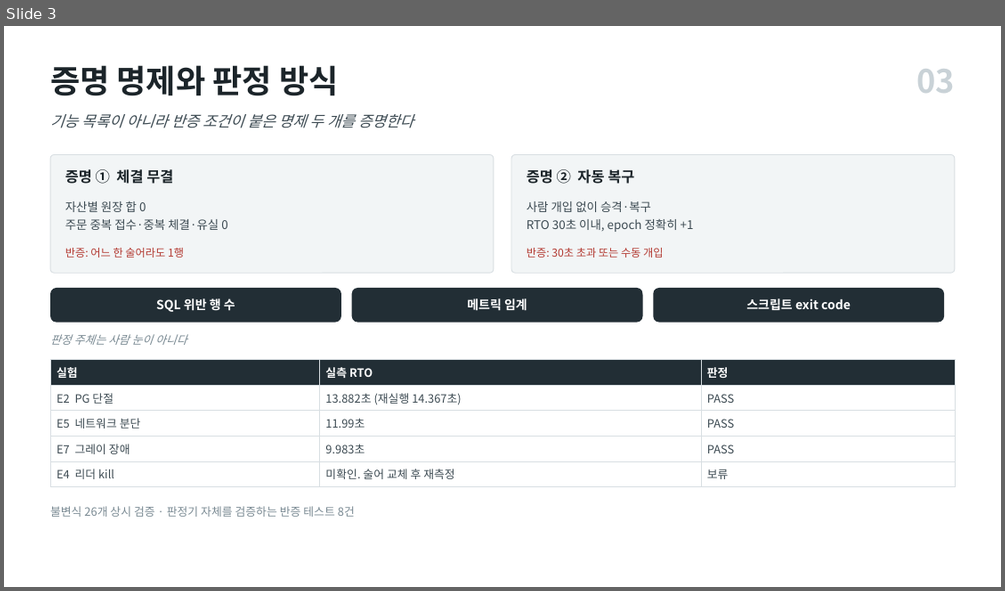
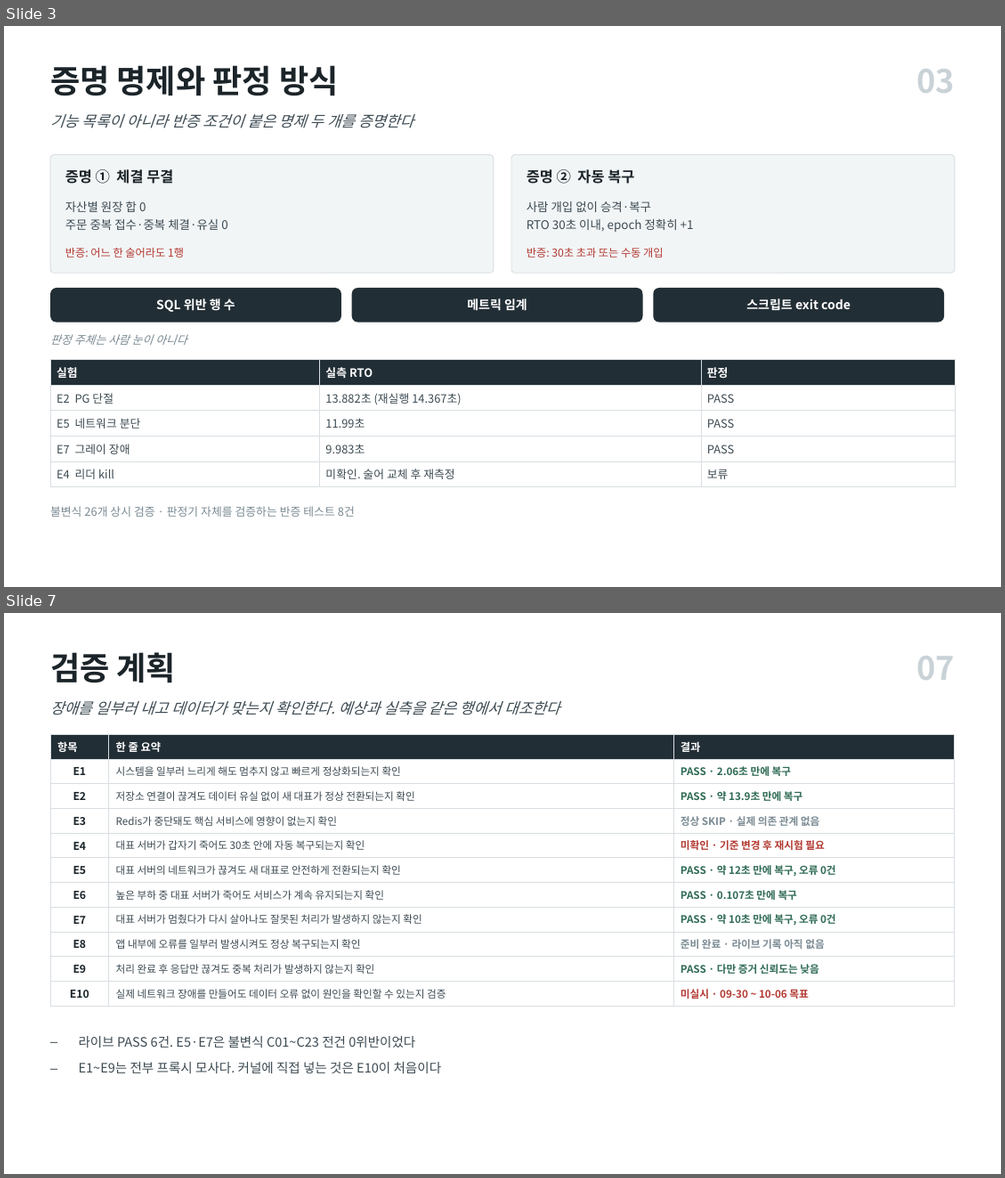
Before and after one commit to SanghyeokLee-KR/failstop, a slide deck: 제출_20260901/기획안_요약.pptx. Shown one above the other, each under a label of ours: slide 3 before the commit, slides 3 and 7 after it; the slides between them are not shown. The pictures are 1005x591 and 1005x1178 pixels, drawn with LibreOffice and Linux fonts; fonts in the diff are those of the drawing. Boxes give left, top, right and bottom in pixels: in the first picture for what was removed or moved away, otherwise in the second. Text is boxed around its words. In the diff, an @@ line names an element or a change of style, - is before the commit and + after.

Commit message:
docs: 계획서 ALB 정본 전환과 MSP 운영 절 신설
토폴로지 정본을 ALB 채택·2 가용영역으로 확정하고 계획서 전반을 그 기준으로
맞춘다. 종전 판이 남긴 nginx·edge·core·단일 AZ 서술 20여 곳을 정리했다.

6절. 인프라와 배포 설계를 전면 재작성. 노드 사이징에 봇 플릿을 pg-standby
동거로 추가하고 신규 노드 4안을 기각한 근거를 함께 적는다. 봇 JVM 512 MiB
제한이라 t4g.nano 에 안 들어가고 t4g.micro 는 상한을 넘긴다.

7절. MSP 운영 관점 7.7~7.12 신설. 부하 구간 3종, 침묵 판정, 공격 대응,
심각도 등급, 자동화 4계층, 일부러 자동화하지 않은 것. 격리 하네스와 확정
토폴로지의 실행 가능 범위를 항목별로 가른다.

9절. 상한 판정면을 730시간 런레이트에서 달력 월 실청구로 교체. EBS 계산
오류 등 5건 교정. 환율별 증명면 시간 예산표 신설. 달력 월 97,318원.

10절. 실험 평면 배치와 이식 판정 10.9 신설. E1·E2·E5·E9 는 주입 원시연산이
상시면에 존재하지 않아 이식 불가로 판정하고 카오스는 전량 로컬 전속으로
확정한다. W6 완주 조건과 V8·P1 을 그에 맞춰 고친다. 데모 시나리오 10.8 은
녹화본 대체를 전제로 라이브 구간을 저위험만 남긴다.

1.5 프로젝트 범위, 12.6 산출물 신설.

도면. 생성기를 파이썬에서 Node 로 이식하고 아이콘을 저장소 안으로 옮겨 다른
PC 절대경로 의존을 끊는다. 등뼈 6정거장과 상태 전이 4패널로 재구성한다.

빌드. build.ps1 이 Microsoft Store python 별칭에 걸려 docx 단계가 조용히
죽던 것을 실체 경로 탐색으로 교정한다.

```diff
--- a/제출_20260901/기획안_요약.pptx
+++ b/제출_20260901/기획안_요약.pptx
@@ slide 7 added at (4, 613, 1001, 1174), background #FFFFFF @@
@@ text added at (50, 652, 177, 683), 31 pt, text #1B2429, bold @@
+검증 계획
@@ text added at (916, 656, 955, 680), 31 pt, text #C9D2D7, bold @@
+07
@@ text added at (50, 701, 559, 715), 14.5 pt, text #3C4A52, italic @@
+장애를 일부러 내고 데이터가 맞는지 확인한다. 예상과 실측을 같은 행에서 대조한다
@@ table added at (50, 734, 955, 1002), 11 rows, 3 columns @@
+항목 | 한 줄 요약 | 결과
+E1 | 시스템을 일부러 느리게 해도 멈추지 않고 빠르게 정상화되는지 확인 | PASS · 2.06초 만에 복구
+E2 | 저장소 연결이 끊겨도 데이터 유실 없이 새 대표가 정상 전환되는지 확인 | PASS · 약 13.9초 만에 복구
+E3 | Redis가 중단돼도 핵심 서비스에 영향이 없는지 확인 | 정상 SKIP · 실제 의존 관계 없음
+E4 | 대표 서버가 갑자기 죽어도 30초 안에 자동 복구되는지 확인 | 미확인 · 기준 변경 후 재시험 필요
+E5 | 대표 서버의 네트워크가 끊겨도 새 대표로 안전하게 전환되는지 확인 | PASS · 약 12초 만에 복구, 오류 0건
+E6 | 높은 부하 중 대표 서버가 죽어도 서비스가 계속 유지되는지 확인 | PASS · 0.107초 만에 복구
+E7 | 대표 서버가 멈췄다가 다시 살아나도 잘못된 처리가 발생하지 않는지 확인 | PASS · 약 10초 만에 복구, 오류 0건
+E8 | 앱 내부에 오류를 일부러 발생시켜도 정상 복구되는지 확인 | 준비 완료 · 라이브 기록 아직 없음
+E9 | 처리 완료 후 응답만 끊겨도 중복 처리가 발생하지 않는지 확인 | PASS · 다만 증거 신뢰도는 낮음
+E10 | 실제 네트워크 장애를 만들어도 데이터 오류 없이 원인을 확인할 수 있는지 검증 | 미실시 · 09-30 ~ 10-06 목표
@@ text added at (79, 1036, 442, 1073), 12.5 pt, text #3C4A52 @@
+– 라이브 PASS 6건. E5·E7은 불변식 C01~C23 전건 0위반이었다
+– E1~E9는 전부 프록시 모사다. 커널에 직접 넣는 것은 E10이 처음이다
```
Also in this commit, not shown: 3 slides changed, 1 slide removed, 42 other files.
